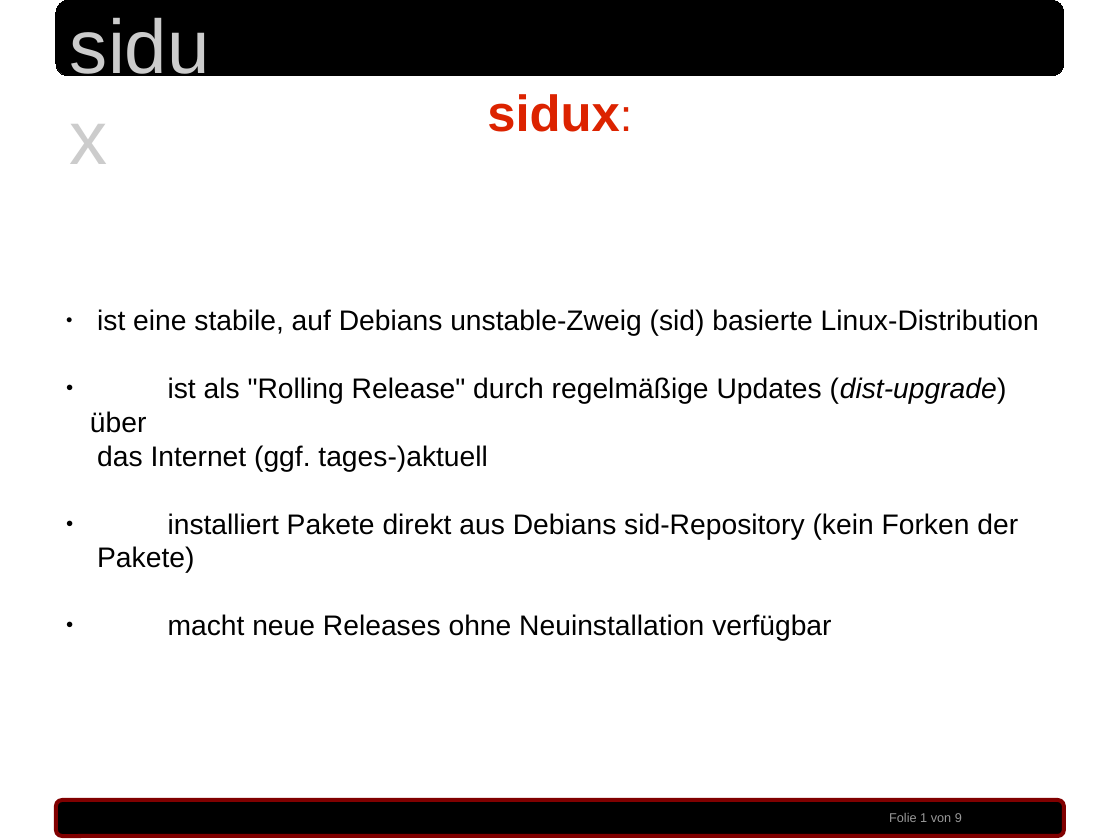
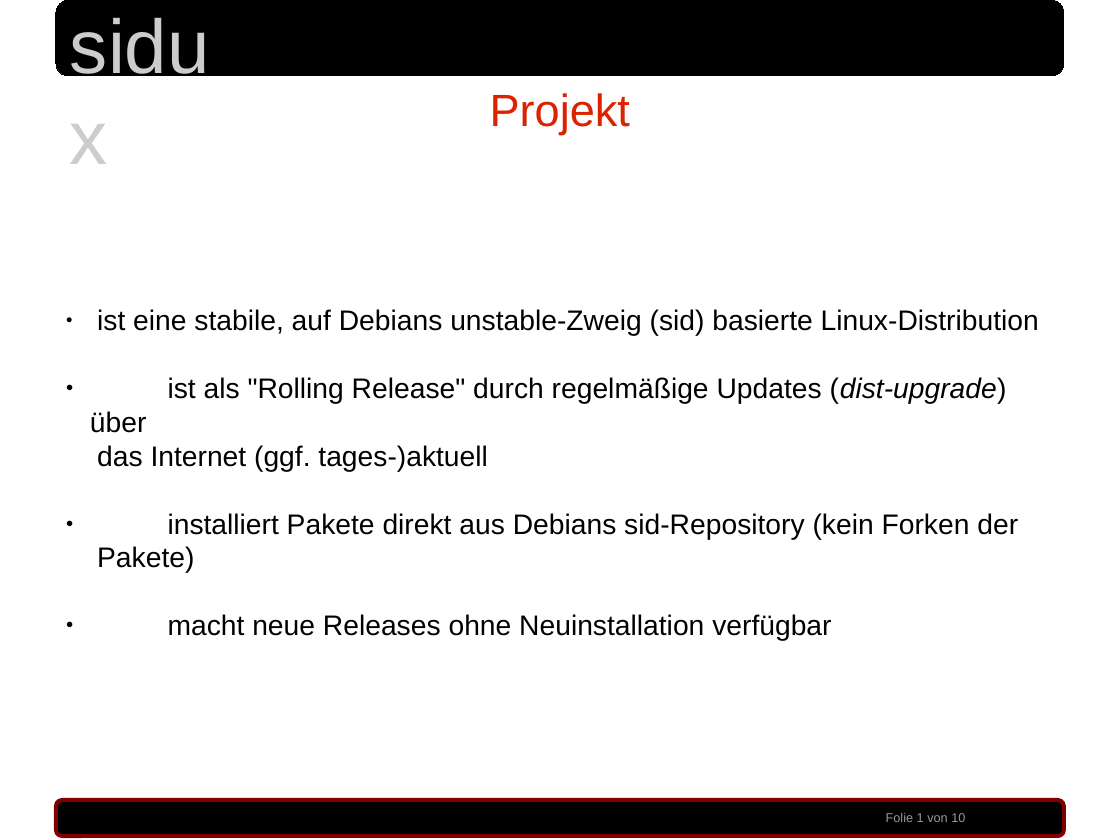
Before and after one commit to sidux-ev/praesentation, a slide deck: slide 1 of bin/froscon_2010.odp. Drawn at 1120x840 pixels with LibreOffice and Linux fonts; fonts in the diff are those of the drawing; background and template pictures are left out. Boxes give left, top, right and bottom in pixels: in the first picture for what was removed or moved away, otherwise in the second. Text is boxed around its words. In the diff, an @@ line names an element or a change of style, - is before the commit and + after.

Commit message:
text in odp eingesetzt

```diff
--- a/bin/froscon_2010.odp
+++ b/bin/froscon_2010.odp
@@ text at <box>490,93,630,134</box>: text changed; size 36 to 32 pt; bold off @@
-sidux:
+Projekt
@@ text at <box>886,813,965,822</box>: text changed @@
-Folie 1 von 9
+Folie 1 von 10
```
Also in this commit, not shown: 7 other slides changed, 1 slide added.
